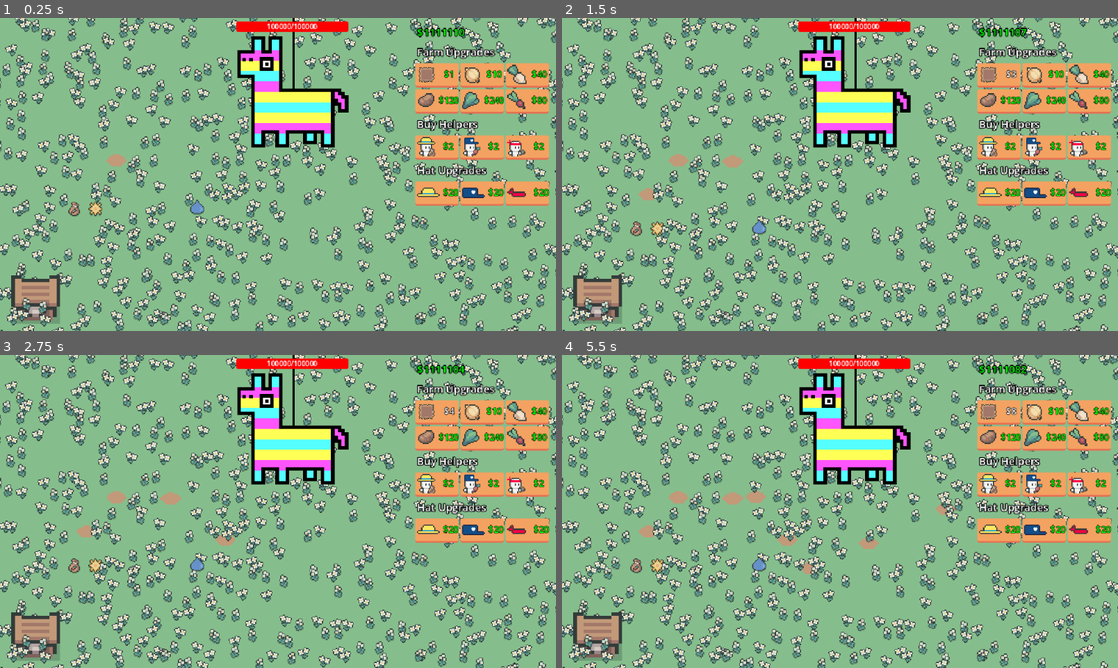
Above: before the commit, frames 1-4 (two rows, left to right).
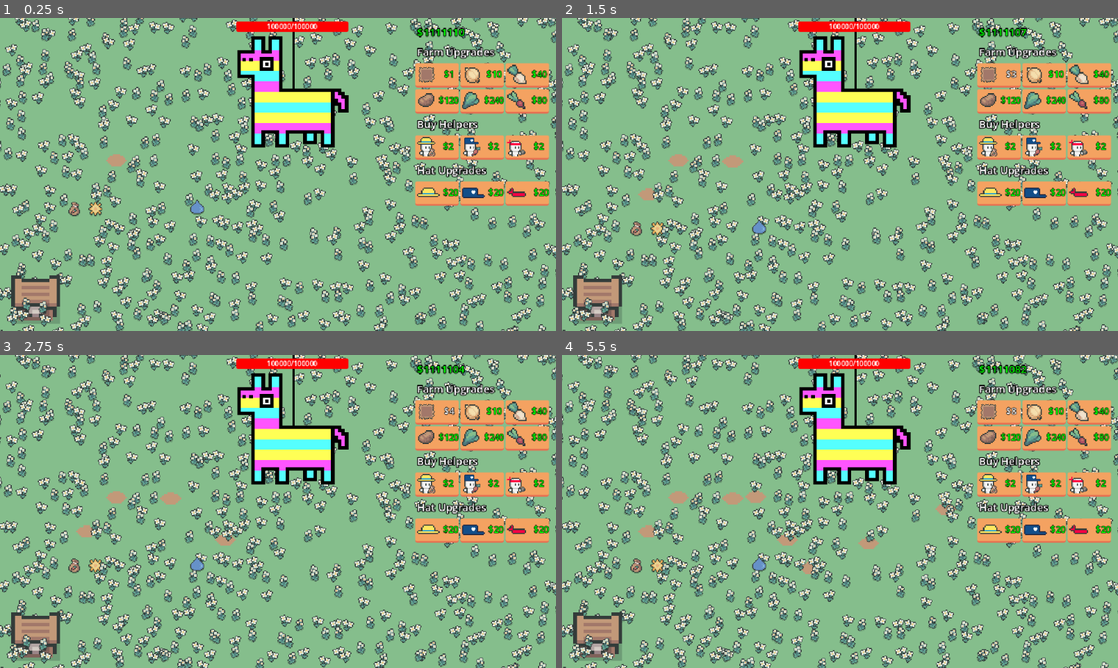
Above: after the commit, the same moments.

Repository: eric-marsh/farminata
Game: Godot game, scene res://scene/scene_switcher.tscn
The game is run twice, just before and just after one commit, with the same random seed, the same clock (stepped at 60 frames per second) and the same inputs. Sound files missing from this copy of the repository are replaced by a short silence.
Inputs:
- Up to frame 1 (0.25 s): no input
- Up to frame 2 (1.5 s): click "$1" at 0.5 s; click "$2" at 1.25 s
- Up to frame 3 (2.75 s): click "$3" at 2 s
- Up to frame 4 (5.5 s): click "$4" at 2.75 s; click "$5" at 3.5 s; click "$6" at 4.25 s; click "$7" at 5 s

The runs differ from the first frame. In frame 1, 0.5% of the frame differs, in the area x 0-100%, y 0-100%; in frame 2, 3.1%; in frame 3, 5.7%; in frame 4, 10%.

Commit message:
flower animation

Diff:
--- a/scene/enviornment.gd
+++ b/scene/enviornment.gd
@@ -14,7 +14,24 @@
 	reset_good_env()
 
 func _process(_delta: float) -> void:
+	animate_flowers()
 	pass
+
+
+var current_skew: float = 0.0
+#var skew_dir: float = 0.002
+var skew_dir: float = 0.0002
+
+func animate_flowers():
+	if abs(current_skew) > 0.2:
+		skew_dir *= -1
+	current_skew += skew_dir
+
+	for f in $GoodLayer.get_children():
+		f.skew = current_skew
+		f.offset.x = tan(current_skew) * 8
+
+
 
 func reset_good_env() -> void:
 	total_good_sprites = 0
